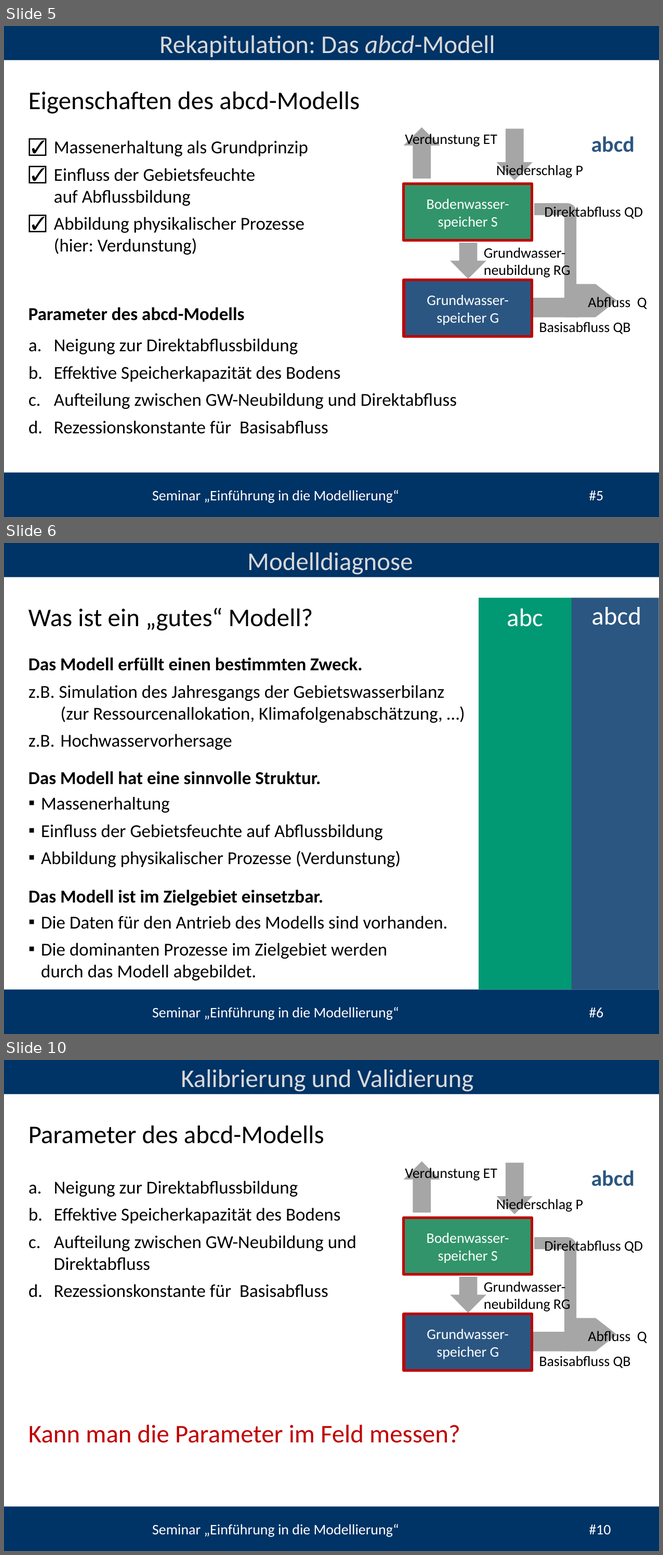
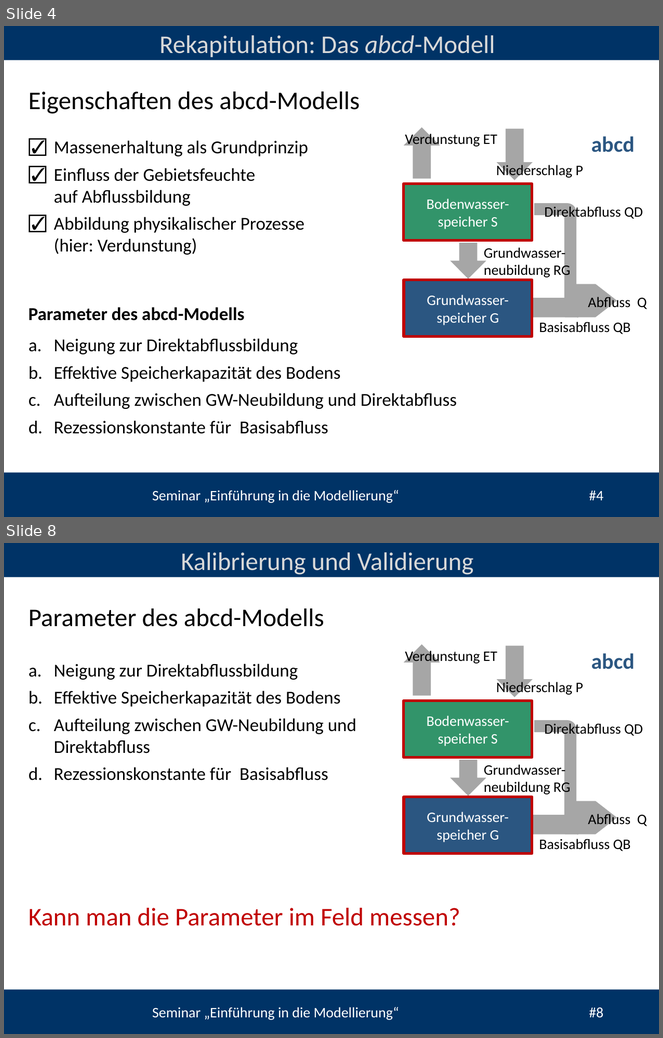
Before and after one commit to heistermann/Einf_Modellierung, a slide deck: Termin_7/folien/UebungModellierung#7.odp. Shown one above the other, each under a label of ours: slides 5, 6 and 10 before the commit, slides 4 and 8 after it; the slides between them are not shown. The pictures are 663x1555 and 663x1038 pixels, drawn with LibreOffice and Linux fonts; fonts in the diff are those of the drawing; background and template pictures are left out. Boxes give left, top, right and bottom in pixels: in the first picture for what was removed or moved away, otherwise in the second. Text is boxed around its words. In the diff, an @@ line names an element or a change of style, - is before the commit and + after.

```diff
--- a/Termin_7/folien/UebungModellierung#7.odp
+++ b/Termin_7/folien/UebungModellierung#7.odp
@@ slide 6 removed at box(4, 543, 659, 1034), background #FFFFFF; not listed: 3 template elements that a slide beside it also shows @@
@@ text removed at box(247, 552, 413, 575) @@
-Modelldiagnose
@@ text removed at box(28, 608, 313, 631) @@
-Was ist ein „gutes“ Modell?
@@ group removed at box(479, 598, 659, 990): 2 rectangles, 2 texts @@
-abc
-abcd
@@ text removed at box(28, 657, 362, 671) @@
-Das Modell erfüllt einen bestimmten Zweck.
@@ text removed at box(28, 685, 445, 750) @@
-z.B. Simulation des Jahresgangs der Gebietswasserbilanz
-(zur Ressourcenallokation, Klimafolgenabschätzung, …)
-z.B. Hochwasservorhersage
@@ text removed at box(28, 771, 321, 785) @@
-Das Modell hat eine sinnvolle Struktur.
@@ text removed at box(41, 797, 401, 867) @@
-▪ Massenerhaltung
-▪ Einfluss der Gebietsfeuchte auf Abflussbildung
-▪ Abbildung physikalischer Prozesse (Verdunstung)
@@ text removed at box(28, 890, 323, 906) @@
-Das Modell ist im Zielgebiet einsetzbar.
@@ text removed at box(41, 916, 448, 981) @@
-▪ Die Daten für den Antrieb des Modells sind vorhanden.
-▪ Die dominanten Prozesse im Zielgebiet werden
-  durch das Modell abgebildet.
@@ what was slide 5 is now slide 4 @@
@@ text at box(152, 490, 604, 503): text changed @@
-Seminar „Einführung in die Modellierung“ #5
+Seminar „Einführung in die Modellierung“ #4
@@ what was slide 10 is now slide 8 @@
@@ text at box(152, 1007, 604, 1020): text changed @@
-Seminar „Einführung in die Modellierung“ #10
+Seminar „Einführung in die Modellierung“ #8
```
Also in this commit, not shown: 6 slides changed, 2 other slides removed, 21 other files.
